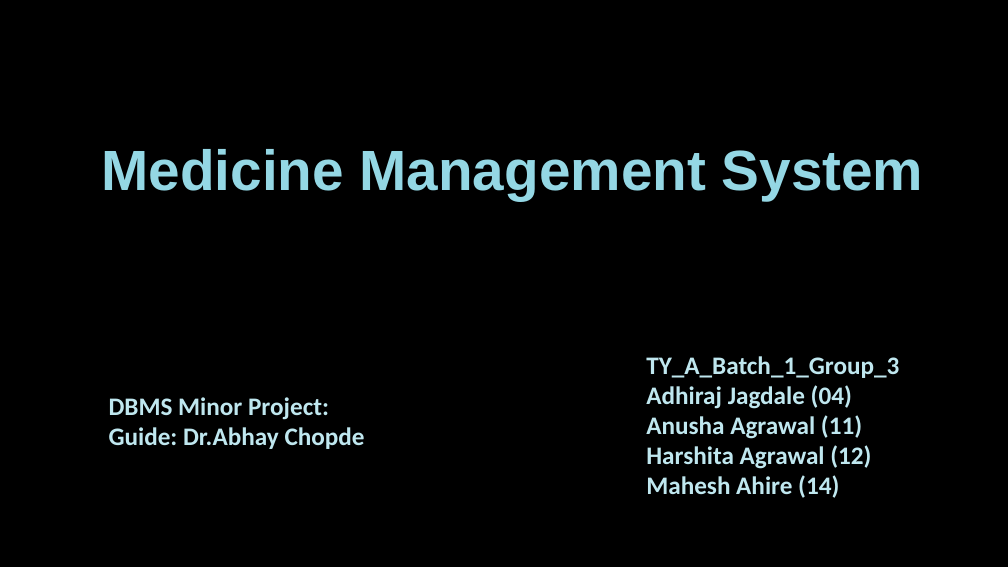
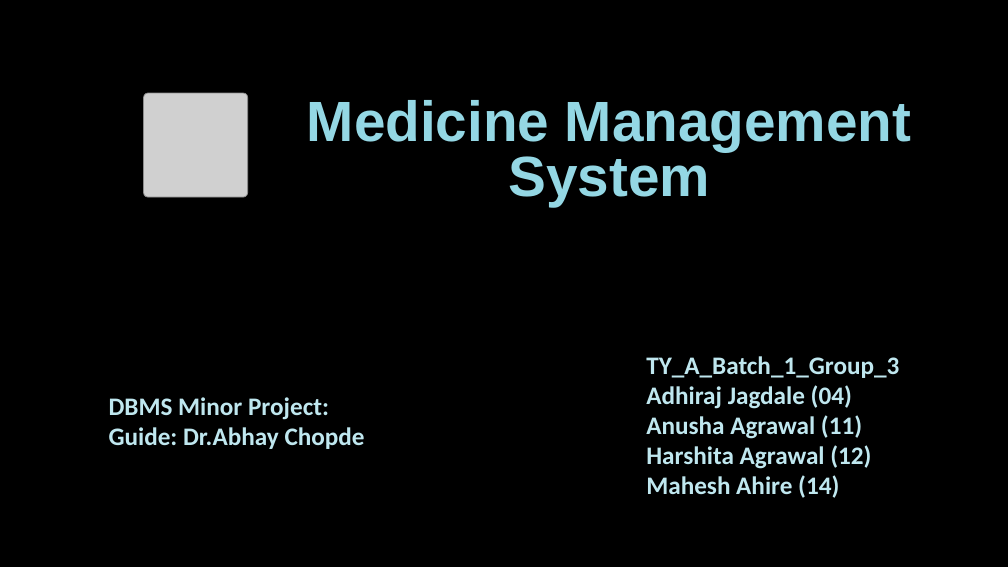
Before and after one commit to MaheshSanjayAhire/Medicine-Management-System, a slide deck: slide 1 of Medicine Management System PPT.pptx. Drawn at 1008x567 pixels with LibreOffice and Linux fonts; fonts in the diff are those of the drawing; grey boxes stand for pictures; background and template pictures are left out. Boxes give left, top, right and bottom in pixels: in the first picture for what was removed or moved away, otherwise in the second. Text is boxed around its words. In the diff, an @@ line names an element or a change of style, - is before the commit and + after.

Commit message:
Presentation Updated

```diff
--- a/Medicine Management System PPT.pptx
+++ b/Medicine Management System PPT.pptx
@@ picture added at <box>144,93,248,197</box> @@
@@ subtitle "Medicine Management System": place and size @@
-subtitle "Medicine Management System" at <box>102,149,924,201</box>
+subtitle "Medicine Management System" at <box>307,100,911,206</box>
@@ subtitle "Medicine Management System" at <box>307,100,911,206</box>: alignment right to centre; line spacing 0.9 to 0.8 @@
```
